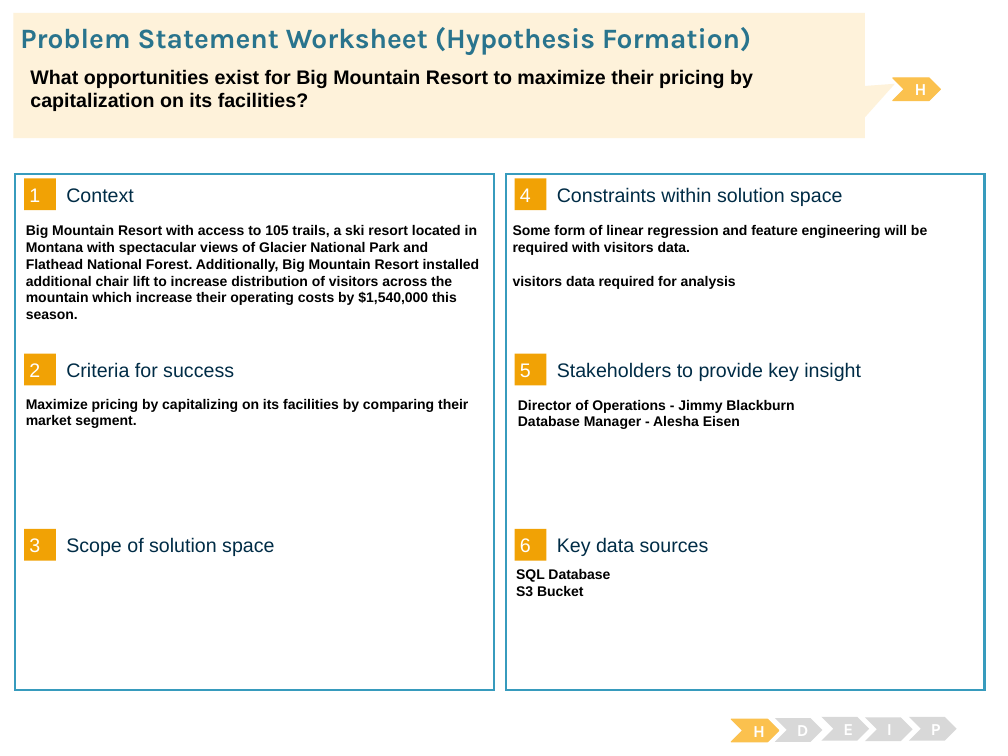
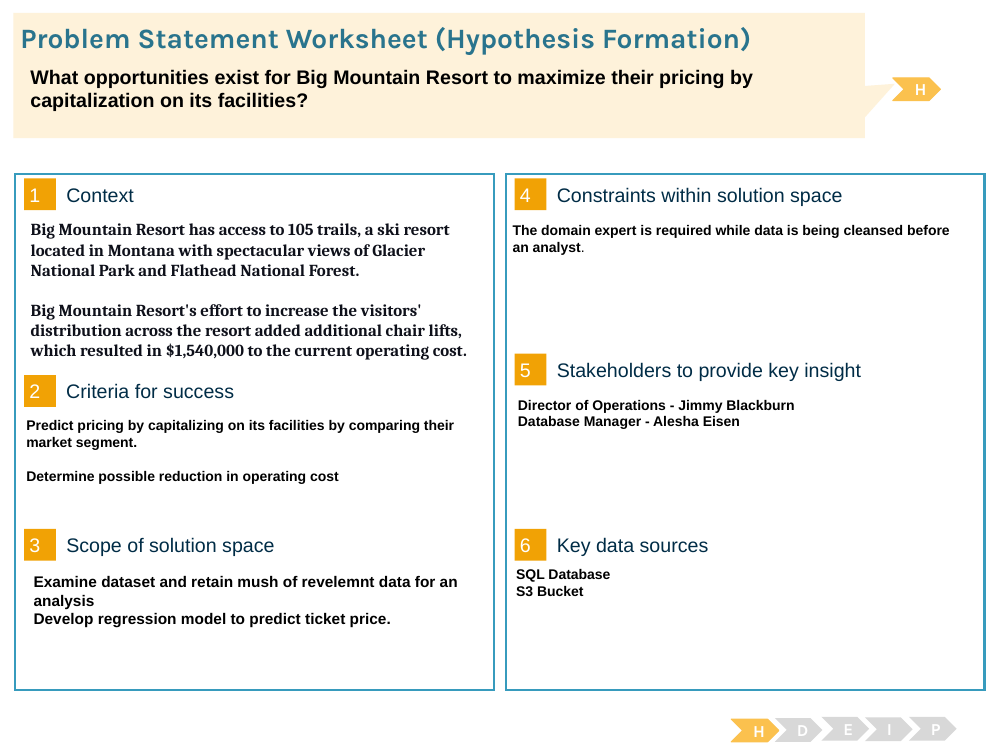
Before and after one commit to Erik1120/SpringboardProject, a slide deck: slide 1 of BigMountainResort_ErikPak.pptx. Drawn at 1008x756 pixels with LibreOffice and Linux fonts; fonts in the diff are those of the drawing. Boxes give left, top, right and bottom in pixels: in the first picture for what was removed or moved away, otherwise in the second. Text is boxed around its words. In the diff, an @@ line names an element or a change of style, - is before the commit and + after.

Commit message:
BigMountain

```diff
--- a/BigMountainResort_ErikPak.pptx
+++ b/BigMountainResort_ErikPak.pptx
@@ text at [31, 223, 467, 360]: text changed; size 10 to 12 pt; font Arial to Cambria; text colour #000000 to #0E101A @@
-Big Mountain Resort with access to 105 trails, a ski resort located in Montana with spectacular views of Glacier National Park and Flathead National Forest. Additionally, Big Mountain Resort installed additional chair lift to increase distribution of visitors across the mountain which increase their operating costs by $1,540,000 this season.
+Big Mountain Resort has access to 105 trails, a ski resort located in Montana with spectacular views of Glacier National Park and Flathead National Forest.
+Big Mountain Resort's effort to increase the visitors' distribution across the resort added additional chair lifts, which resulted in $1,540,000 to the current operating cost.
@@ text at [513, 225, 950, 255]: text changed @@
-Some form of linear regression and feature engineering will be required with visitors data.
-visitors data required for analysis
+The domain expert is required while data is being cleansed before an analyst.
@@ text "2": place and size @@
-text "2" at [29, 363, 40, 377]
+text "2" at [29, 384, 40, 398]
@@ rectangle: place and size @@
-rectangle at [24, 354, 56, 386]
+rectangle at [24, 375, 56, 407]
@@ text "Criteria for success": place and size @@
-text "Criteria for success" at [66, 362, 234, 378]
+text "Criteria for success" at [66, 383, 234, 399]
@@ text at [26, 420, 454, 484]: text changed @@
-Maximize pricing by capitalizing on its facilities by comparing their market segment.
+Predict pricing by capitalizing on its facilities by comparing their market segment.
+Determine possible reduction in operating cost
@@ text added at [34, 576, 458, 628], 11 pt, text #000000, bold @@
+Examine dataset and retain mush of revelemnt data for an analysis
+Develop regression model to predict ticket price.
```
